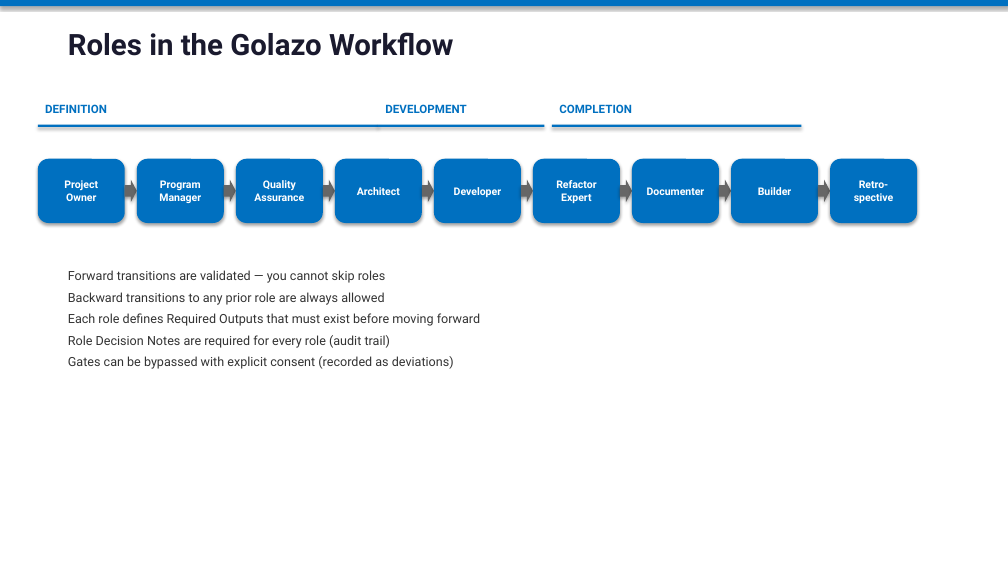
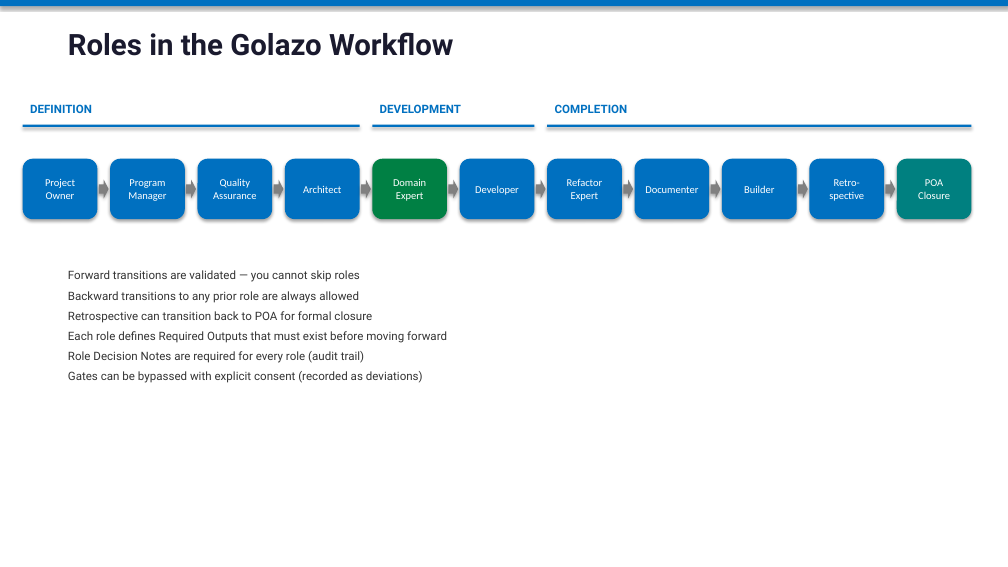
Before and after one commit to Brentster311/Golazo-Copilots, a slide deck: slide 3 of Golazo-Copilotv2/WorkItems/Golazo-Copilot-Overview.pptx. Drawn at 1008x567 pixels with LibreOffice and Linux fonts; fonts in the diff are those of the drawing. Boxes give left, top, right and bottom in pixels: in the first picture for what was removed or moved away, otherwise in the second. Text is boxed around its words. In the diff, an @@ line names an element or a change of style, - is before the commit and + after.

Commit message:
POA closure updates User Story instead of separate doc, remove failing .github/roles tests, update PPTX

```diff
--- a/Golazo-Copilotv2/WorkItems/Golazo-Copilot-Overview.pptx
+++ b/Golazo-Copilotv2/WorkItems/Golazo-Copilot-Overview.pptx
@@ text "DEFINITION": place and size @@
-text "DEFINITION" at bbox=[45, 104, 107, 113]
+text "DEFINITION" at bbox=[30, 104, 92, 113]
@@ text "DEVELOPMENT": place and size @@
-text "DEVELOPMENT" at bbox=[385, 104, 466, 113]
+text "DEVELOPMENT" at bbox=[380, 104, 461, 113]
@@ text "COMPLETION": place and size @@
-text "COMPLETION" at bbox=[559, 104, 632, 113]
+text "COMPLETION" at bbox=[555, 104, 628, 113]
@@ rectangle: place and size @@
-rectangle at bbox=[38, 125, 378, 127]
+rectangle at bbox=[23, 125, 360, 127]
@@ rectangle: place and size @@
-rectangle at bbox=[378, 125, 544, 127]
+rectangle at bbox=[372, 125, 534, 127]
@@ rectangle: place and size @@
-rectangle at bbox=[552, 125, 802, 127]
+rectangle at bbox=[547, 125, 972, 127]
@@ rounded rectangle "Project Owner": place and size @@
-rounded rectangle "Project Owner" at bbox=[38, 159, 125, 223]
+rounded rectangle "Project Owner" at bbox=[23, 159, 98, 219]
@@ rounded rectangle "Program Manager": place and size @@
-rounded rectangle "Program Manager" at bbox=[137, 159, 224, 223]
+rounded rectangle "Program Manager" at bbox=[110, 159, 185, 219]
@@ rounded rectangle "Quality Assurance": place and size @@
-rounded rectangle "Quality Assurance" at bbox=[236, 159, 323, 223]
+rounded rectangle "Quality Assurance" at bbox=[197, 159, 272, 219]
@@ font Roboto to Calibri, bold off in 9 elements at bbox=[634, 159, 709, 219], bbox=[547, 159, 622, 219], bbox=[722, 159, 797, 219], bbox=[460, 159, 535, 219], bbox=[23, 159, 98, 219], bbox=[810, 159, 885, 219], bbox=[110, 159, 185, 219], bbox=[197, 159, 272, 219], bbox=[285, 159, 360, 219] @@
@@ rounded rectangle "Architect": place and size @@
-rounded rectangle "Architect" at bbox=[335, 159, 422, 223]
+rounded rectangle "Architect" at bbox=[285, 159, 360, 219]
@@ rounded rectangle added at bbox=[372, 159, 447, 219], fill #008044, 10 pt, text #FFFFFF @@
+Domain
+Expert
@@ rounded rectangle "Developer": place and size @@
-rounded rectangle "Developer" at bbox=[434, 159, 521, 223]
+rounded rectangle "Developer" at bbox=[460, 159, 535, 219]
@@ rounded rectangle "Refactor Expert": place and size @@
-rounded rectangle "Refactor Expert" at bbox=[533, 159, 620, 223]
+rounded rectangle "Refactor Expert" at bbox=[547, 159, 622, 219]
@@ rounded rectangle "Documenter": place and size @@
-rounded rectangle "Documenter" at bbox=[632, 159, 719, 223]
+rounded rectangle "Documenter" at bbox=[634, 159, 709, 219]
@@ rounded rectangle "Builder": place and size @@
-rounded rectangle "Builder" at bbox=[731, 159, 818, 223]
+rounded rectangle "Builder" at bbox=[722, 159, 797, 219]
@@ rounded rectangle "Retro- spective": place and size @@
-rounded rectangle "Retro- spective" at bbox=[830, 159, 917, 223]
+rounded rectangle "Retro- spective" at bbox=[810, 159, 885, 219]
@@ rounded rectangle added at bbox=[897, 159, 972, 219], fill #008080, 10 pt, text #FFFFFF @@
+POA
+Closure
@@ right arrow: place and size @@
-right arrow at bbox=[125, 180, 137, 203]
+right arrow at bbox=[99, 180, 109, 199]
@@ fill #666666 to #808080 in 8 elements at bbox=[623, 180, 633, 199], bbox=[711, 180, 721, 199], bbox=[536, 180, 546, 199], bbox=[799, 180, 808, 199], bbox=[448, 180, 458, 199], bbox=[99, 180, 109, 199], bbox=[361, 180, 371, 199], bbox=[186, 180, 196, 199] @@
@@ right arrow: place and size @@
-right arrow at bbox=[224, 180, 236, 203]
+right arrow at bbox=[186, 180, 196, 199]
@@ right arrow added at bbox=[274, 180, 284, 199], fill #808080 @@
@@ right arrow: place and size @@
-right arrow at bbox=[323, 180, 335, 203]
+right arrow at bbox=[361, 180, 371, 199]
@@ right arrow: place and size @@
-right arrow at bbox=[422, 180, 434, 203]
+right arrow at bbox=[448, 180, 458, 199]
@@ right arrow: place and size @@
-right arrow at bbox=[521, 180, 533, 203]
+right arrow at bbox=[536, 180, 546, 199]
@@ right arrow: place and size @@
-right arrow at bbox=[620, 180, 632, 203]
+right arrow at bbox=[623, 180, 633, 199]
@@ right arrow: place and size @@
-right arrow at bbox=[719, 180, 731, 203]
+right arrow at bbox=[711, 180, 721, 199]
@@ right arrow: place and size @@
-right arrow at bbox=[818, 180, 830, 203]
+right arrow at bbox=[799, 180, 808, 199]
@@ right arrow added at bbox=[885, 180, 895, 199], fill #808080 @@
@@ text at bbox=[68, 270, 447, 383]: size 12 to 11 pt in "Forward transitions are validated — you cannot ...", "Backward transitions to any prior role are ...", "Each role defines Required Outputs that must ...", "Role Decision Notes are required for every ..." and 1 more places @@
@@ text at bbox=[68, 311, 372, 323]: paragraph added @@
+Retrospective can transition back to POA for formal closure
```
Also in this commit, not shown: 2 other slides changed, 3 other files.
